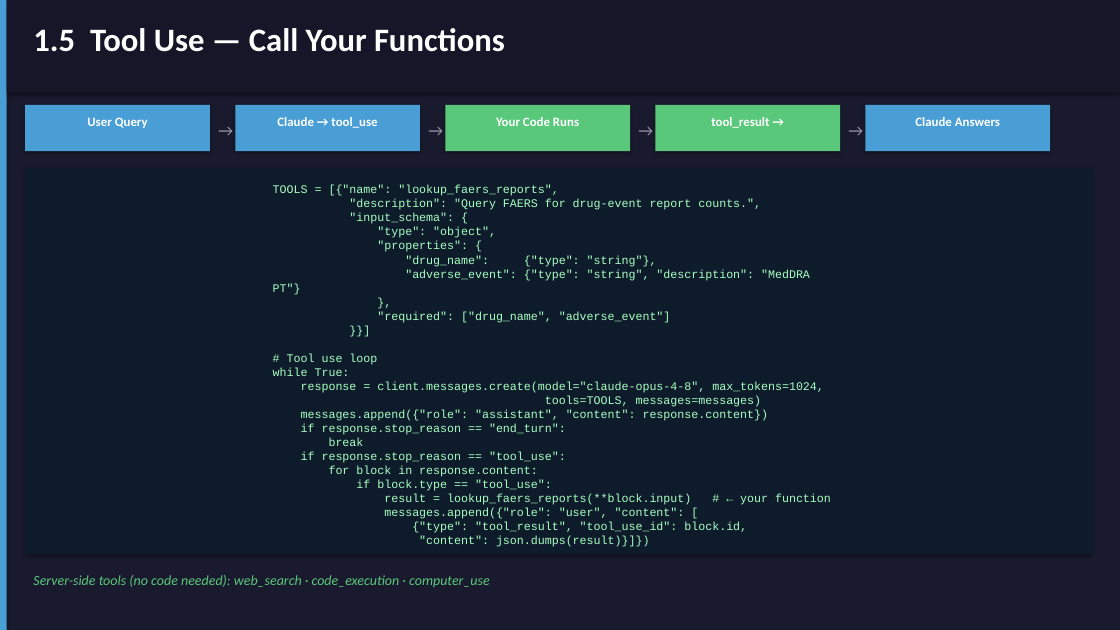
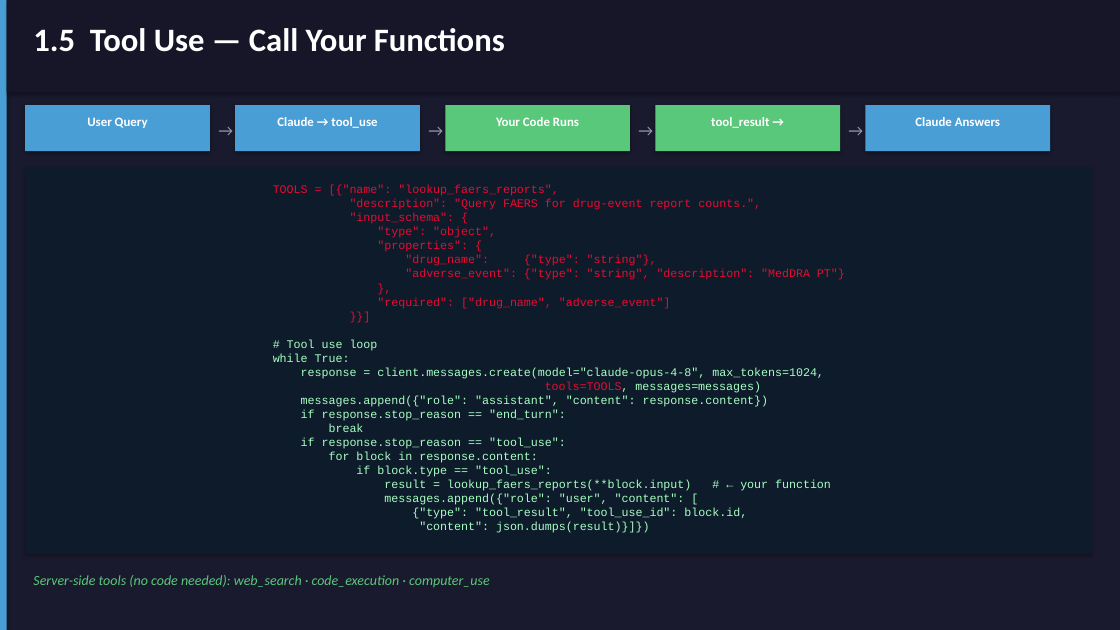
Before and after one commit to bcqguo/claude_4_public_health, a slide deck: slide 8 of Claude_Model_Usage_Lecture.pptx (slide 9 before the commit). Drawn at 1120x630 pixels with LibreOffice and Linux fonts; fonts in the diff are those of the drawing. Boxes give left, top, right and bottom in pixels: in the first picture for what was removed or moved away, otherwise in the second. Text is boxed around its words. In the diff, an @@ line names an element or a change of style, - is before the commit and + after.

```diff
--- a/Claude_Model_Usage_Lecture.pptx
+++ b/Claude_Model_Usage_Lecture.pptx
@@ text at <box>273,185,845,393</box>: text colour #A8FFC2 to #E90B31 in "TOOLS = [{"name": "lookup_faers_reports",", ""description": "Query FAERS for drug-event report counts.",", ""input_schema": {", ""type": "object"," and 7 more places @@
```
Also in this commit, not shown: 1 other slide changed, 1 slide removed.
